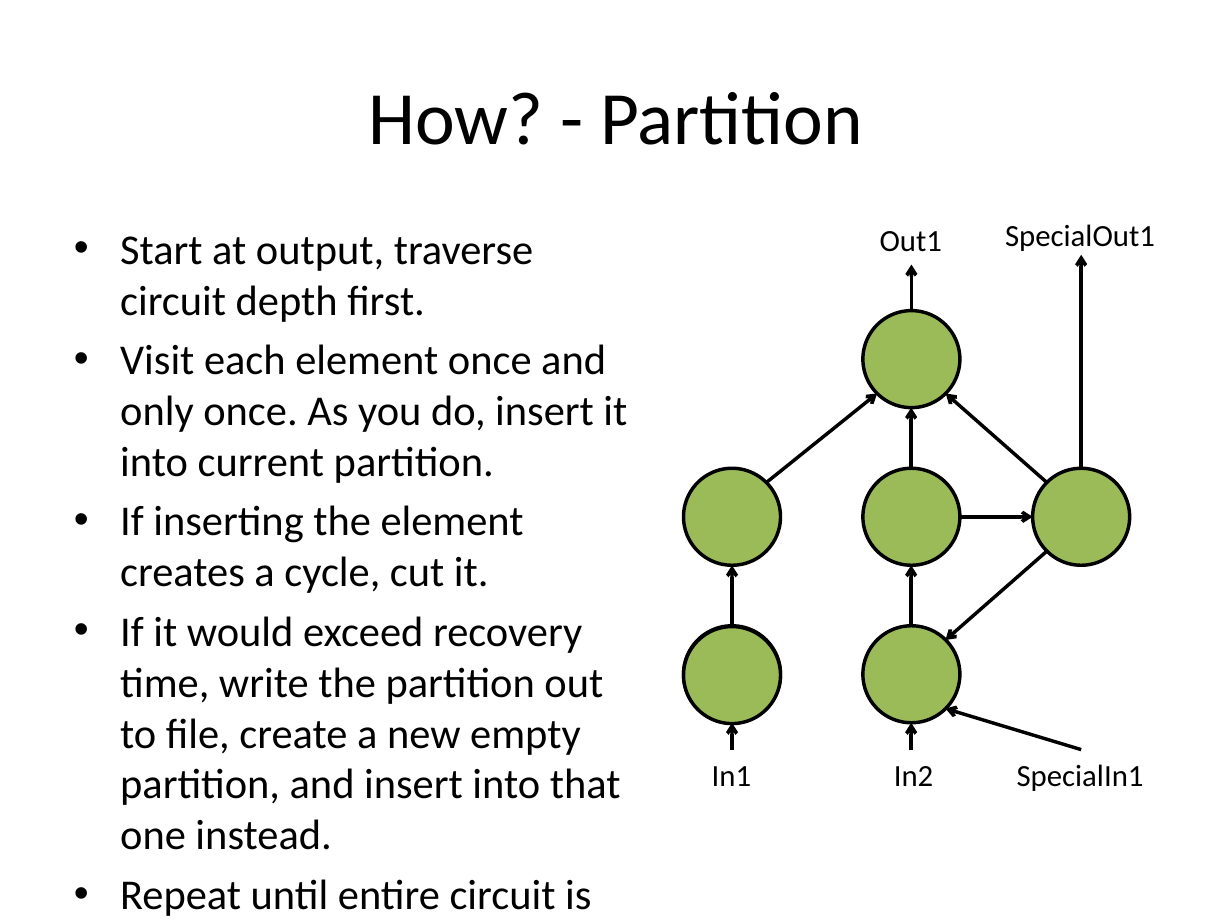
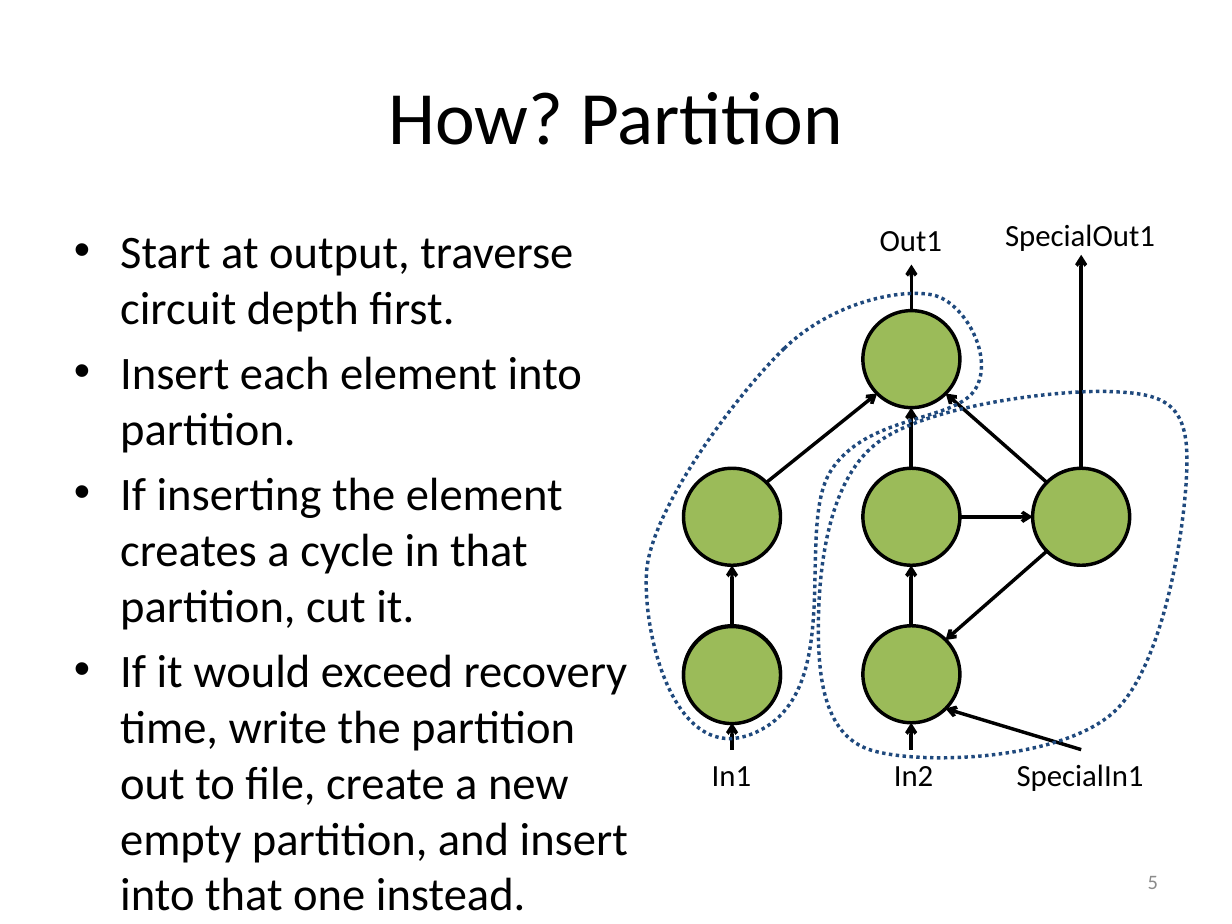
Before and after one commit to Jemima/ths, a slide deck: slide 5 of demo.pptx (slide 6 before the commit). Drawn at 1232x924 pixels with LibreOffice and Linux fonts; fonts in the diff are those of the drawing. Boxes give left, top, right and bottom in pixels: in the first picture for what was removed or moved away, otherwise in the second. Text is boxed around its words. In the diff, an @@ line names an element or a change of style, - is before the commit and + after.

```diff
--- a/demo.pptx
+++ b/demo.pptx
@@ title at (388,92,843,145): text changed @@
-How? - Partition
+How? Partition
@@ text at (120,237,628,863): paragraph removed @@
-• Repeat until entire circuit is partitioned.
@@ text at (120,237,628,863): size 24.8 to 27.2 pt in "Start at output, traverse circuit depth first.", "If it would exceed recovery time, write ..." @@
@@ freeform shape added at (647,293,982,738), outline #1F497D 2 pt dashed @@
@@ text at (120,356,582,630): text changed; size 24.8 to 27.2 pt @@
-• Visit each element once and only once. As you do, insert it into current partition.
-• If inserting the element creates a cycle, cut it.
+• Insert each element into partition.
+• If inserting the element creates a cycle in that partition, cut it.
@@ freeform shape added at (818,392,1186,758), outline #1F497D 2 pt dashed @@
@@ page number added at (1148,876,1158,889), 12 pt, text #8C8C8C @@
+5
```
Also in this commit, not shown: 6 other slides changed, 2 slides added, 5 slides removed, 11 other files.
